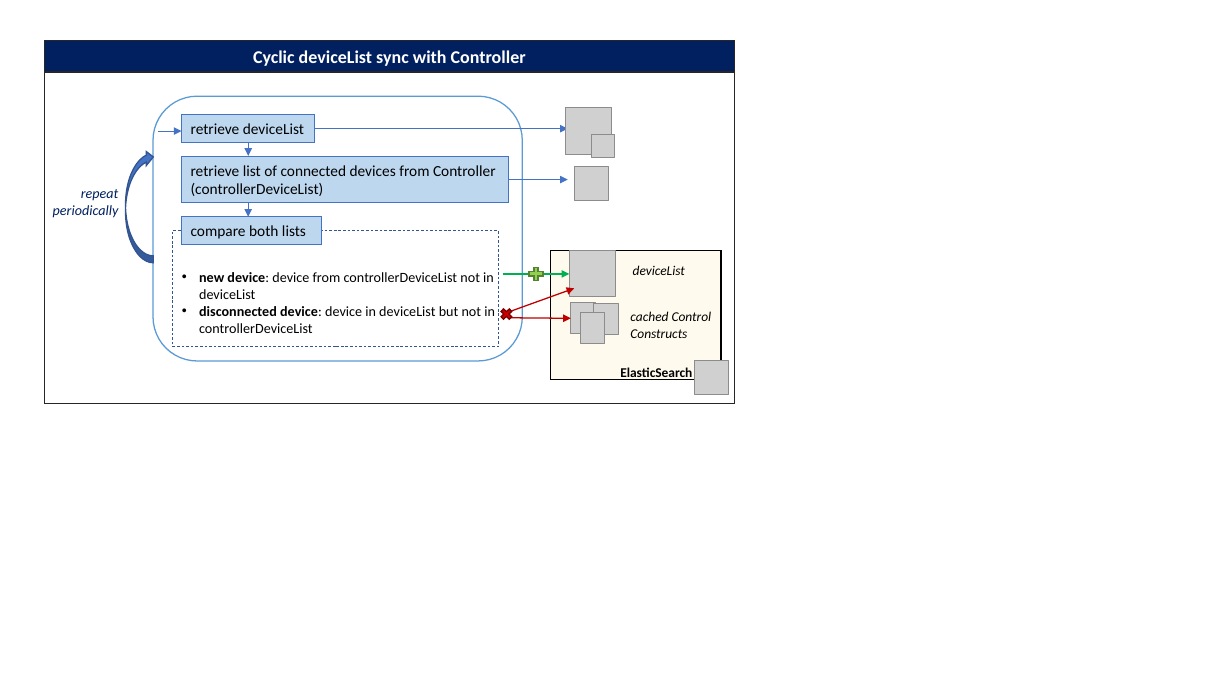
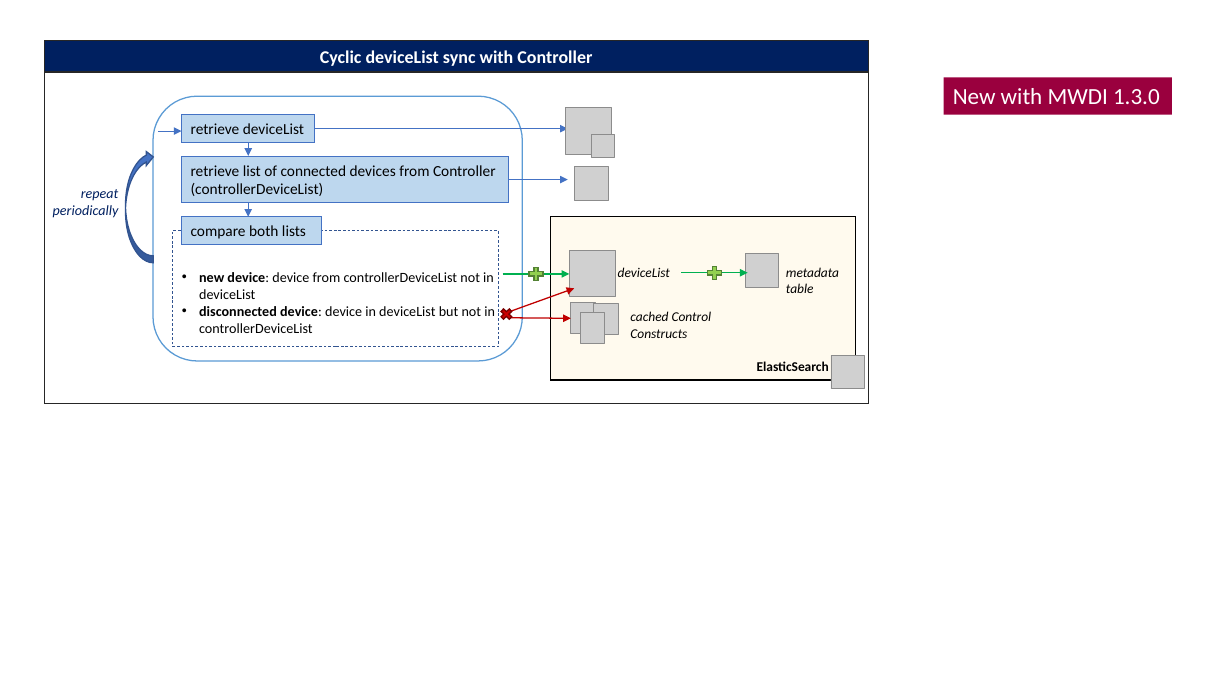
Before and after one commit to openBackhaul/MicroWaveDeviceInventory, a slide deck: slide 1 of spec/additionalDescription/pictures/CyclicCCRetrievalPics.pptx. Drawn at 1232x693 pixels with LibreOffice and Linux fonts; fonts in the diff are those of the drawing; grey boxes stand for pictures. Boxes give left, top, right and bottom in pixels: in the first picture for what was removed or moved away, otherwise in the second. Text is boxed around its words. In the diff, an @@ line names an element or a change of style, - is before the commit and + after.

```diff
--- a/spec/additionalDescription/pictures/CyclicCCRetrievalPics.pptx
+++ b/spec/additionalDescription/pictures/CyclicCCRetrievalPics.pptx
@@ rectangle "Cyclic deviceList sync with Controller" resized from (x1=44, y1=41, x2=735, y2=72) to (x1=44, y1=41, x2=868, y2=72) @@
@@ rectangle resized from (x1=44, y1=72, x2=735, y2=403) to (x1=44, y1=72, x2=868, y2=403) @@
@@ rectangle added at (x1=944, y1=78, x2=1172, y2=115), fill #9A003E, 18 pt, text #FFFFFF @@
+New with MWDI 1.3.0
@@ rectangle resized from (x1=551, y1=250, x2=722, y2=380) to (x1=551, y1=217, x2=856, y2=381) @@
@@ text "deviceList" moved from (x1=633, y1=265, x2=685, y2=275) to (x1=618, y1=267, x2=670, y2=277) @@
@@ plus sign added at (x1=705, y1=264, x2=725, y2=282), fill #92D050, outline #548235 1 pt @@
@@ picture added at (x1=746, y1=254, x2=779, y2=287) @@
@@ text added at (x1=786, y1=267, x2=839, y2=293), 10.5 pt, text #000000, italic @@
+metadata table
@@ arrow added from (681, 273) to (748, 273), #00B050 1 pt @@
@@ text "ElasticSearch" moved from (x1=620, y1=367, x2=692, y2=380) to (x1=757, y1=361, x2=829, y2=371) @@
@@ picture added at (x1=831, y1=356, x2=864, y2=389) @@
@@ picture removed at (x1=695, y1=361, x2=728, y2=395) @@
```
Also in this commit, not shown: 2 other slides changed, 14 other files.
